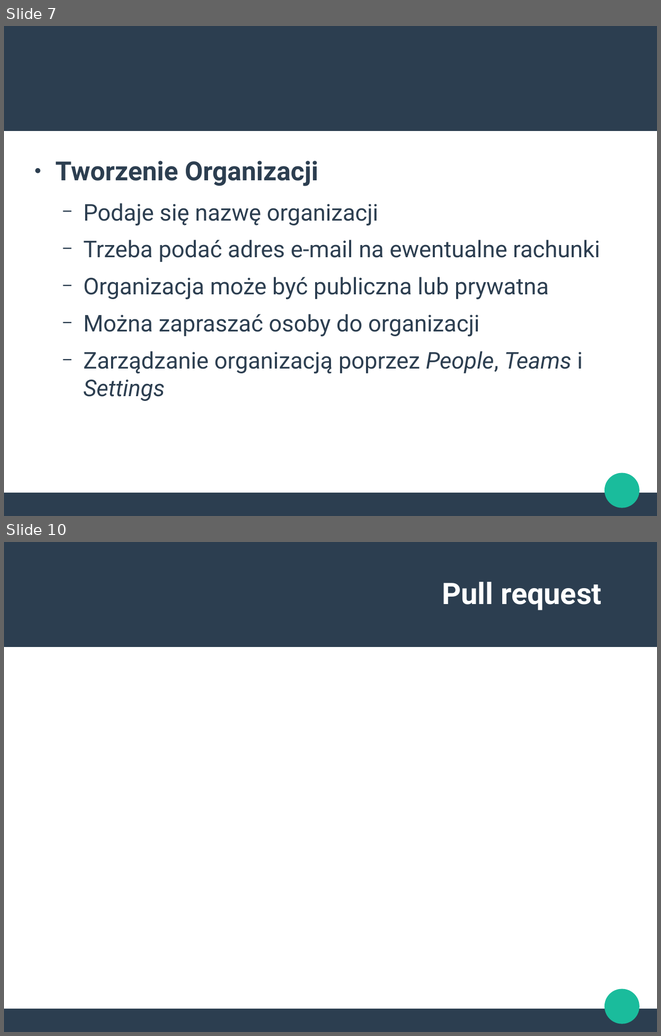
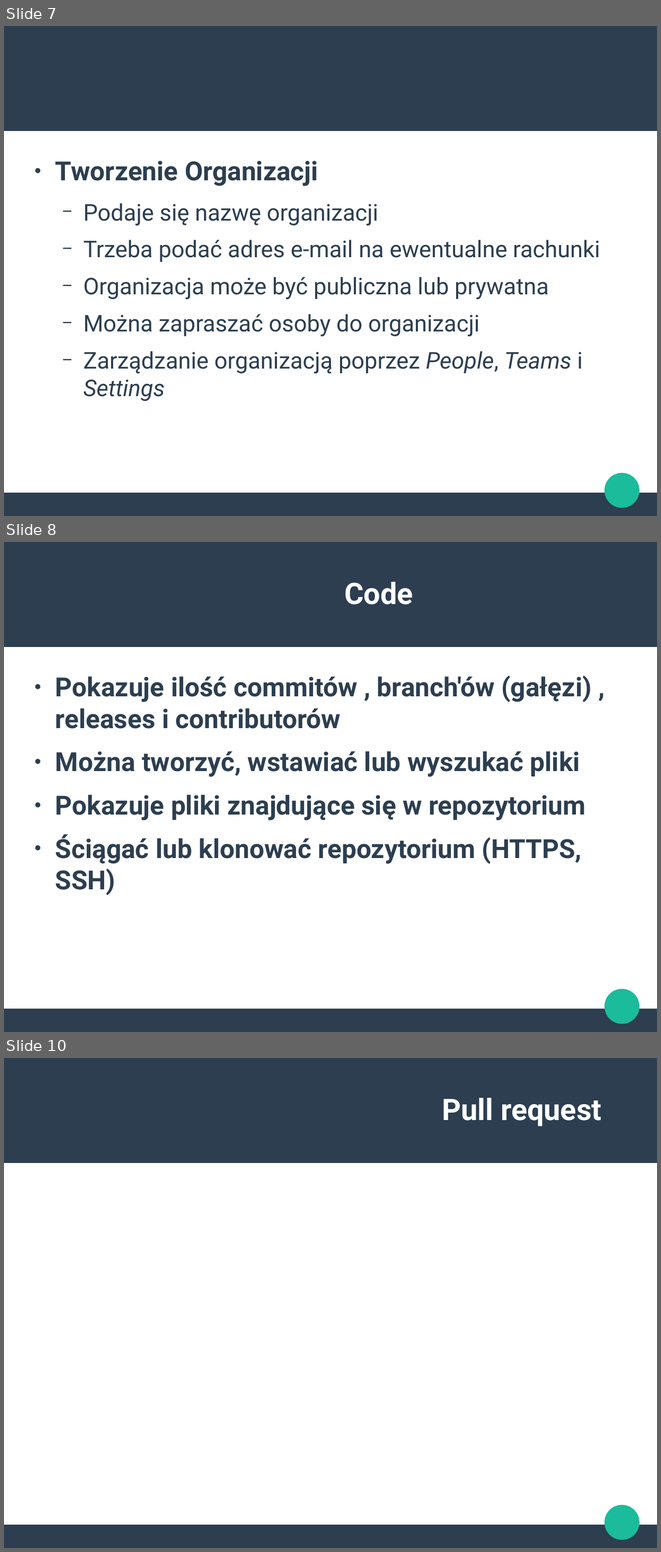
Before and after one commit to PZZProject/ProjecktPrezentacja, a slide deck: PrezentacjaGitHub.odp. Shown one above the other, each under a label of ours: slides 7 and 10 before the commit, slides 7, 8 and 10 after it; the slides between them are not shown. The pictures are 661x1036 and 661x1552 pixels, drawn with LibreOffice and Linux fonts; fonts in the diff are those of the drawing. Boxes give left, top, right and bottom in pixels: in the first picture for what was removed or moved away, otherwise in the second. Text is boxed around its words. In the diff, an @@ line names an element or a change of style, - is before the commit and + after.

```diff
--- a/PrezentacjaGitHub.odp
+++ b/PrezentacjaGitHub.odp
@@ slide 8 added at bbox=[4, 542, 657, 1032], background #FFFFFF; not listed: 3 template elements that a slide beside it also shows @@
@@ title added at bbox=[344, 582, 413, 605], 36 pt, text #FFFFFF, bold @@
+Code
@@ text added at bbox=[55, 676, 591, 895], 32 pt, text #2C3E50, bold @@
+● Pokazuje ilość commitów , branch'ów (gałęzi) , releases i contributorów
+● Można tworzyć, wstawiać lub wyszukać pliki
+● Pokazuje pliki znajdujące się w repozytorium
+● Ściągać lub klonować repozytorium (HTTPS, SSH)
```
Also in this commit, not shown: 6 other slides added, 7 slides removed.
